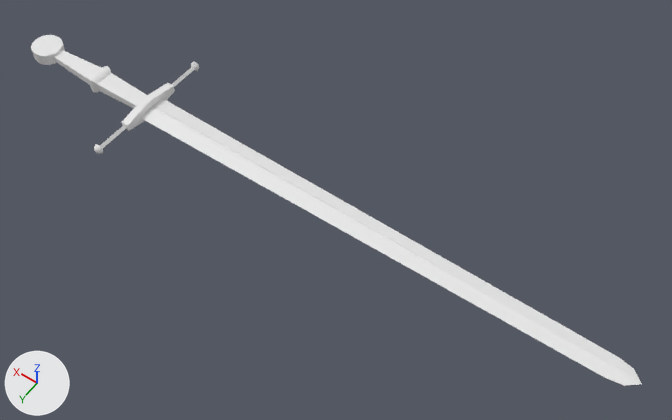
The FBX model Phoebus_Engine/Game/Assets/espada/Espada.fbx, before and after one commit.
Rendered twice from a camera (50 mm lens) standing at (-0.766, 0.631, 0.995) and looking at (-0.306, -0.014, -0.017). Every picture has the same lights, and +X, +Y and +Z are marked at lower left.

Objects in the first picture: 'Espada compleja v3'.
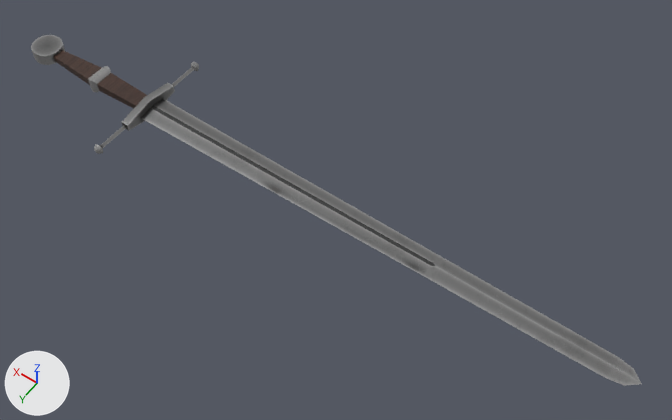
The newer file is also rescaled (x0.01) as a whole; pictures and numbers use the older file's frame.

The change in detail:
Picture 'Espada_DefaultMaterial_AlbedoTransparency.png' (img_espada_defaultmaterial_albedotransparency_png) is new.
Material 'Material' (mat_material) is new.
Its texture is img_espada_defaultmaterial_albedotransparency_png.
Its roughness is 0.4.
me_plane_008 has 281 vertices, 309 faces and spans x -0.76..0.263, y -0.11..0.11, z -0.015..0.015.
me_plane_008 now uses material mat_material (picture img_espada_defaultmaterial_albedotransparency_png).

Pixel boxes (x1, y1, x2, y2) of what changed, in the pictures (672 x 420 px):
'Espada compleja v3', recoloured (white to grey): (31, 35, 642, 386) in both
